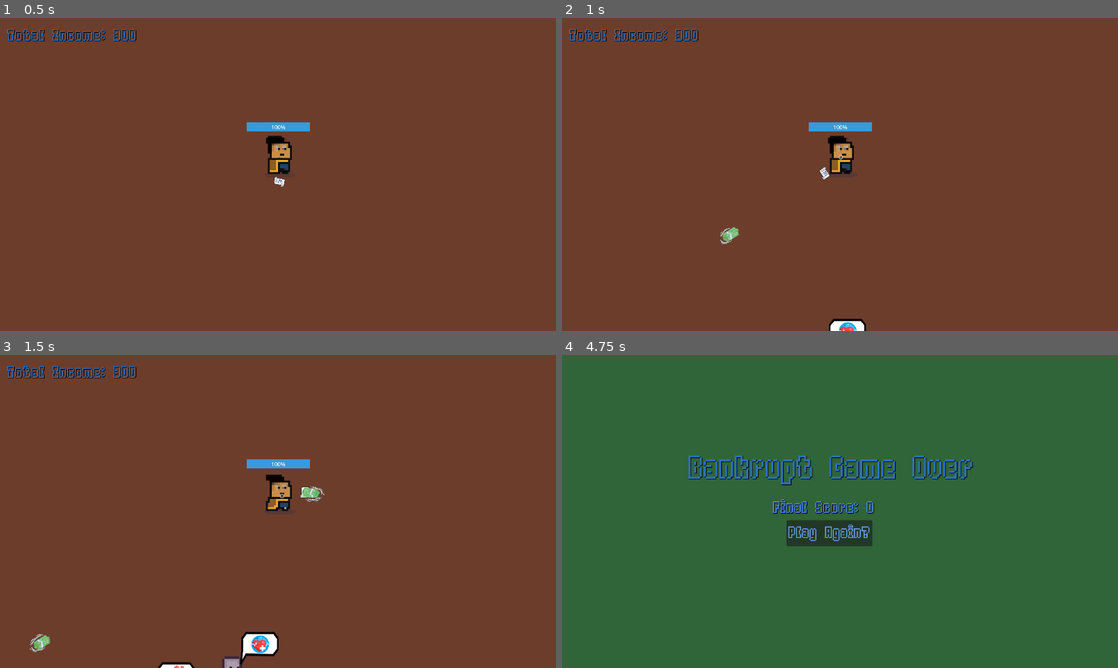
Above: before the commit, frames 1-4 (two rows, left to right).
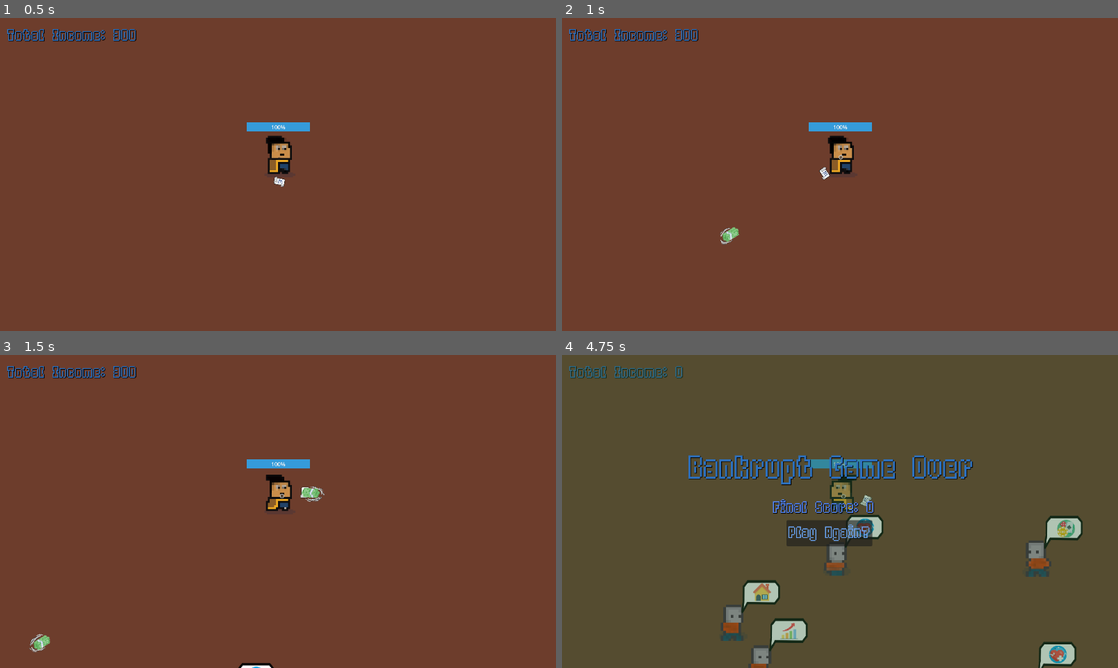
Above: after the commit, the same moments.

Repository: ZeekHoft/MoneyFrenzy
Game: Godot game, scene res://scenes/game.tscn
The game is run twice, just before and just after one commit, with the same random seed, the same clock (stepped at 60 frames per second) and the same inputs.
Inputs (mouse positions are in pixels of both pictures, inside the frame that each line leads up to):
- Up to frame 1 (0.5 s): no input
- Up to frame 2 (1 s): click (840, 158) at 0.5 s
- Up to frame 3 (1.5 s): move the mouse to (400, 495) at 1.27 s; hold D (move_right) from 1.28 s (still down); click (400, 495) at 1.42 s
- Up to frame 4 (4.75 s): move the mouse to (728, 527) at 2.02 s; release D (move_right) at 2.03 s; hold S (move_down) 2.03-2.78 s; move the mouse to (895, 442) at 2.77 s; hold D (move_right) 2.78-3.53 s; move the mouse to (812, 574) at 3.52 s; hold W (move_up) 3.53-4.28 s; click (812, 574) at 3.67 s; move the mouse to (1006, 558) at 4.27 s; hold A (move_left) from 4.28 s (still down)

Frame 1 is identical in both runs. In frame 2, 0.3% of the frame differs, in the area x 48-55%, y 96-100%; in frame 3, 0.8%; in frame 4, 97%, in the area x 0-100%, y 0-100%.

Commit message:
speed over time for mobs needs fixing

Diff:
--- a/mob.gd
+++ b/mob.gd
@@ -4,14 +4,25 @@
 @onready var business_man = get_node("/root/Game/businessMan")
 @onready var animated_sprite_2d = $AnimatedSprite2D
 
-
+var CycleCount: int = 0
+var speed: int = 1
 
 
 func _physics_process(delta):
+
 	var mob_direction = global_position.direction_to(business_man.global_position)
-	velocity = mob_direction * 100.0
+	velocity = mob_direction * speed
 	animated_sprite_2d.play("running")
 	move_and_slide()
+
+
+	#speed over time need fix
+	CycleCount += 1
+	for i in CycleCount:
+		if i % 1000 == 0:
+			speed += 1
+	print(speed)
+
 
 	var player_direction = business_man.get_player_direction()
 	#global_position.x is the mob then the other one is the x position of the player
--- a/scenes/game.tscn
+++ b/scenes/game.tscn
@@ -97,7 +97,7 @@
 [node name="PathFollow2D" type="PathFollow2D" parent="Path2D"]
 unique_name_in_owner = true
 position = Vector2(-18.0376, 6.03351)
-rotation = -0.000498576
+rotation = -0.000498578
 
 [node name="Timer" type="Timer" parent="."]
 unique_name_in_owner = true
@@ -146,7 +146,7 @@
 anchor_bottom = 1.0
 grow_horizontal = 2
 grow_vertical = 2
-color = Color(0.184745, 0.395171, 0.220699, 1)
+color = Color(0.184314, 0.396078, 0.219608, 0.380392)
 
 [node name="retart" type="Button" parent="gameover/ColorRect2"]
 layout_mode = 1
